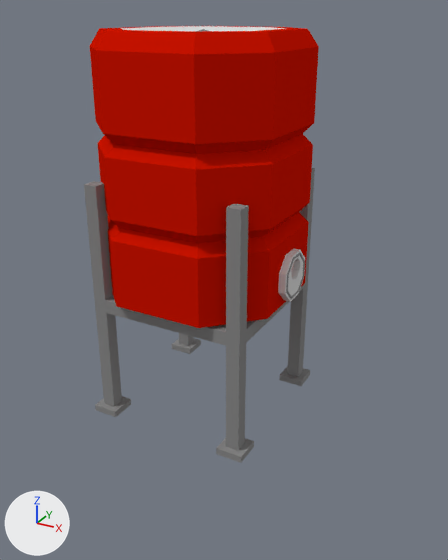
A saved change to the Blender file crops/farm/bricks/tanksnstuff.blend.
Both versions are drawn from a 50 mm lens placed at (2.89, -19.04, 11.7), pointed at (-4.44, -5.71, 5.04). The lights are fixed; the arrows at lower left show +X, +Y and +Z. The same objects are shown in both versions, whatever each file hides. Objects named as collision shapes, trigger or cutter boxes, shadow casters or lower levels of detail are left out.

Objects in the first picture: 'largeWaterTank'.
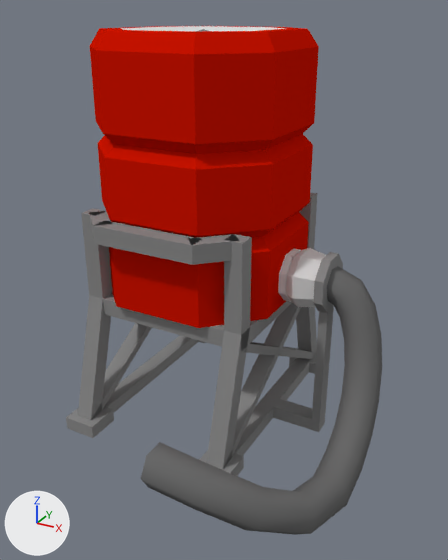
Pixel boxes (x1, y1, x2, y2) of what changed, in the pictures (448 x 560 px):
'largeWaterTank', reshaped (8% wider): before (84, 26, 319, 463); after (66, 26, 319, 476)
'BezierCurve', added: after (141, 266, 382, 535)
'largeTankPump', added: after (271, 248, 343, 432)
    faces in mat_gray25 (grey #898989): (271, 252, 343, 432)
    faces in mat_gray (light grey #dadada): (286, 248, 326, 307)
part 1 of me_cube_011, added: after (199, 450, 244, 476)
part 2 of me_cube_011, added: after (289, 355, 316, 374)
part 3 of me_cube_011, added: after (66, 407, 114, 438)
part 4 of me_cube_011, added: after (241, 301, 292, 350)
part 5 of me_cube_011, added: after (93, 222, 201, 265)
part 6 of me_cube_011, added: after (234, 359, 310, 456)
part 7 of me_cube_011, added: after (105, 335, 199, 413)
part 8 of me_cube_011, rebuilt: before (84, 181, 122, 407); after (78, 208, 112, 420)
part 9 of me_cube_011, rebuilt: before (287, 168, 315, 377); after (296, 193, 318, 359)
part 10 of me_cube_011, rebuilt: before (226, 204, 249, 451); after (207, 234, 252, 470)
part 11 of me_cube_011, rebuilt (not visible afterwards): before (179, 333, 194, 346)
part 12 of me_cube_011, deleted: before (216, 438, 254, 463)
part 13 of me_cube_011, deleted: before (172, 338, 201, 354)
part 14 of me_cube_011, deleted: before (95, 396, 131, 417)
part 15 of me_cube_011, deleted: before (279, 366, 310, 386)
part 16 of me_cube_011, built on: before (105, 286, 303, 346); after (89, 211, 316, 465)

Patch to the scene script:
```diff
--- a/crops/farm/bricks/tanksnstuff.blend.py
+++ b/crops/farm/bricks/tanksnstuff.blend.py
@@ me_cube_011 @@
-me_cube_011.from_pydata(...)  # 331 vertices, 269 faces; spans x -2.7..2.95, y -2.7..2.7, z -1.4..9.8
+me_cube_011.from_pydata(...)  # 453 vertices, 351 faces; spans x -2.75..2.95, y -3.75..3.75, z -1.4..9.8
+# me_cube_011 part 1: a new loose piece, a box spanning x 1.75..2.75, y -3.75..-2.75, z -1.4..-1.0, in mat_gray25 (grey #898989)
+# me_cube_011 part 2: a new loose piece, a box spanning x 1.75..2.75, y 2.75..3.75, z -1.4..-1.0, in mat_gray25 (grey #898989)
+# me_cube_011 part 3: a new loose piece, a box spanning x -2.75..-1.75, y -3.75..-2.75, z -1.4..-1.0, in mat_gray25 (grey #898989)
+# me_cube_011 part 4: the loose piece of 8 vertices spanning x 2.0..2.4, y -2.0..2.0, z 2.1..2.5 is copied, and the copy is scaled about its middle by 1.25, then moved by (0.05, 0.0, 0.05); it spans x 2.0..2.5, y -2.5..2.5, z 2.1..2.6
+# me_cube_011 part 5: the loose piece of 8 vertices spanning x -2.0..2.0, y -2.4..-2.0, z 2.1..2.5 is copied, and the copy is scaled about its middle by (0.754, 1.25, 1.25), then moved by (0.0, -0.75, 2.56); it spans x -1.51..1.51, y -3.2..-2.7, z 4.61..5.11
+# me_cube_011 part 6: the loose piece of 8 vertices spanning x 2.0..2.4, y -2.0..2.0, z 2.1..2.5 is copied, and the copy is scaled about its middle by (1.25, 1.38, 1), then moved by (0.05, 0.0, -3.5); it spans x 2.0..2.5, y -2.75..2.75, z -1.4..-1.0
+# me_cube_011 part 7: the loose piece of 8 vertices spanning x -2.4..-2.0, y -2.0..2.0, z 2.1..2.5 is copied, and the copy is scaled about its middle by (1.25, 1.38, 1), then moved by (-0.05, 0.0, -3.5); it spans x -2.5..-2.0, y -2.75..2.75, z -1.4..-1.0
+# me_cube_011 part 8: the loose piece of 8 vertices spanning x -2.4..-2.0, y -2.4..-2.0, z -1.2..5.9 is rebuilt with 12 vertices and now spans x -2.5..-2.0, y -3.5..-2.0, z -1.0..5.11
+# me_cube_011 part 9: the loose piece of 8 vertices spanning x 2.0..2.4, y 2.0..2.4, z -1.2..5.9 is rebuilt with 12 vertices and now spans x 2.0..2.5, y 2.0..3.5, z -1.0..5.11
+# me_cube_011 part 10: the loose piece of 8 vertices spanning x 2.0..2.4, y -2.4..-2.0, z -1.2..5.9 is rebuilt with 12 vertices and now spans x 2.0..2.5, y -3.5..-2.0, z -1.0..5.11
+# me_cube_011 part 11: the loose piece of 8 vertices spanning x -2.4..-2.0, y 2.0..2.4, z -1.2..5.9 is rebuilt with 12 vertices and now spans x -2.5..-2.0, y 2.0..3.5, z -1.0..5.11
+# me_cube_011 part 12: the loose piece of 8 vertices spanning x 1.8..2.6, y -2.6..-1.8, z -1.4..-1.2 is deleted
+# me_cube_011 part 13: the loose piece of 8 vertices spanning x -2.6..-1.8, y 1.8..2.6, z -1.4..-1.2 is deleted
+# me_cube_011 part 14: the loose piece of 8 vertices spanning x -2.6..-1.8, y -2.6..-1.8, z -1.4..-1.2 is deleted
+# me_cube_011 part 15: the loose piece of 8 vertices spanning x 1.8..2.6, y 1.8..2.6, z -1.4..-1.2 is deleted
+# me_cube_011 part 16: 24 vertices removed from x -2.4..2.4, y -2.4..2.4, z 2.1..2.5; 82 vertices added at x -2.5..2.5, y -3.5..3.5, z -1.0..5.11
 me_cube_011.materials.append(mat_blank)
@@ cu_beziercurve @@
+cu_beziercurve = bpy.data.curves.new('BezierCurve', 'CURVE')
+cu_beziercurve.dimensions = '3D'
+_sp = cu_beziercurve.splines.new('BEZIER'); _sp.bezier_points.add(3)
+_sp.bezier_points.foreach_set('co', [-1.811, -6.106, -2.432, 1.4, -3.308, -3.993, 1.199, -0.509, -1.996, 0.0, 0.0, 0.0])
+_sp.bezier_points.foreach_set('handle_left', [-2.269, -6.106, -2.432, 1.4, -5.37, -3.993, 1.383, -0.954, -2.995, 0.665, 0.0, 0.0])
+_sp.bezier_points.foreach_set('handle_right', [-0.234, -6.106, -2.432, 1.4, -1.781, -3.993, 1.015, -0.0637, -0.998, -1.0, 0.0, 0.0])
+for _p, _l, _r in zip(_sp.bezier_points, ['ALIGNED', 'ALIGNED', 'ALIGNED', 'ALIGNED'], ['ALIGNED', 'ALIGNED', 'ALIGNED', 'ALIGNED']): _p.handle_left_type = _l; _p.handle_right_type = _r
+_sp.order_u = 0
+_sp.order_v = 0
+_sp.resolution_u = 4
+cu_beziercurve.materials.append(mat_blank_csub)  # dark grey #6c6c6c
+cu_beziercurve.use_path = True
+cu_beziercurve.use_path_clamp = True
+cu_beziercurve.bevel_resolution = 1
+cu_beziercurve.bevel_depth = 0.513
+cu_beziercurve.resolution_u = 4
+cu_beziercurve.fill_mode = 'FULL'
@@ ob_beziercurve @@
+ob_beziercurve = bpy.data.objects.new('BezierCurve', cu_beziercurve)
+ob_beziercurve.location = (-1.99, -4.0, 4.8)
@@ ob_largetankpump @@
+ob_largetankpump = bpy.data.objects.new('largeTankPump', me_cylinder_001)  # 124 vertices, 100 faces; spans x -0.91..4.67, y -3.6..-1.99, z 12.16..13.72; in mat_gray25 (grey #898989), mat_gray (light grey #dadada), mat_trueblack (black #000000); modifiers EDGE_SPLIT
+ob_largetankpump.location = (0.0, 8.94, 4.67)
+ob_largetankpump.rotation_euler = (1.571, 1.571, 0.0)  # degrees (90, 90, 0)
```
